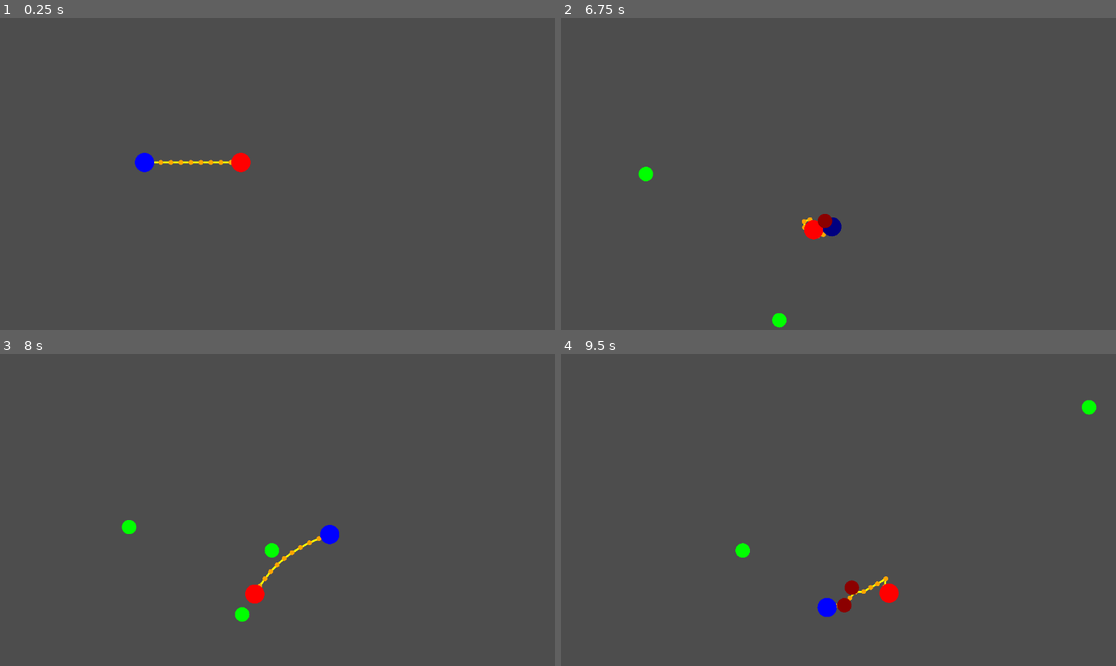
Above: before the commit, frames 1-4 (two rows, left to right).
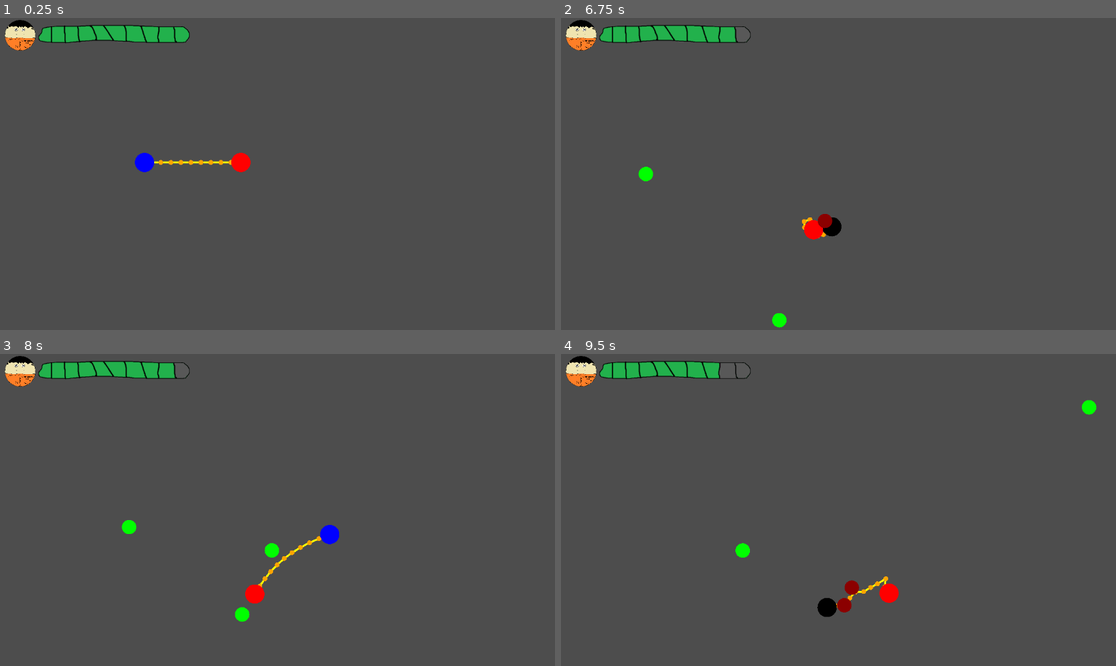
Above: after the commit, the same moments.

Repository: K2bit/PrisonGame
Game: Godot game, scene res://game.tscn
The game is run twice, just before and just after one commit, with the same random seed, the same clock (stepped at 60 frames per second) and the same inputs.
Inputs:
- Up to frame 1 (0.25 s): no input
- Up to frame 2 (6.75 s): tap Enter at 0.5 s; hold D 0.53-1.28 s; hold R 0.53-1.28 s; hold S 1.28-2.03 s; tap I at 1.35, 5.85 s; hold D 2.03-2.78 s; hold K 2.03-2.78 s; hold W 2.78-3.53 s; tap J at 2.85 s; hold L 3.53-4.28 s; hold A 3.53-5.03 s; tap P at 4.35 s; hold S 5.03-5.78 s; hold R 5.03-5.78 s; hold D 5.78-6.53 s; hold W from 6.53 s (still down); hold K from 6.53 s (still down)
- Up to frame 3 (8 s): release W at 7.28 s; release K at 7.28 s; hold D from 7.28 s (still down); tap J at 7.35 s
- Up to frame 4 (9.5 s): release D at 8.03 s; hold S 8.03-8.78 s; hold L 8.03-8.78 s; hold A from 8.78 s (still down); tap P at 8.85 s

The runs differ from the first frame. In frame 1, 1.8% of the frame differs, in the area x 0-35%, y 0-11%; in frame 2, 1.9%, in the area x 0-51%, y 0-71%; in frame 3, 1.7%; in frame 4, 1.8%.

Commit message:
Added: Health bar logic for player one

Diff:
--- a/entities/player/player.gd
+++ b/entities/player/player.gd
@@ -11,6 +11,10 @@
 var input_reel: String
 
 signal reel_pressed(player_id: int)
+
+signal health_changed(new_health)
+var health: int = 100
+var is_invulnerable: bool = false
 
 func _ready():
 	# Set up input keys based on player ID
@@ -76,12 +80,27 @@
 	check_zombie_collision()
 
 func check_zombie_collision():
+	if is_invulnerable:
+		return
+
 	var zombies = get_tree().get_nodes_in_group("zombies")
 	for zombie in zombies:
 		if global_position.distance_to(zombie.global_position) < 35:  # 20 + 15 radius
-			# Handle player damage here later
-			# For now, just visual feedback
-			$Polygon2D.modulate = Color(1, 0.5, 0.5)
-			await get_tree().create_timer(0.1).timeout
-			$Polygon2D.modulate = Color.WHITE
+			take_damage()
 			break
+
+func take_damage():
+	health -= 10
+	if health < 0:
+		health = 0
+
+	health_changed.emit(health)
+
+	$Polygon2D.modulate = Color.RED
+
+	is_invulnerable = true
+
+	await get_tree().create_timer(1.0).timeout
+
+	$Polygon2D.modulate = Color.WHITE
+	is_invulnerable = false
--- a/game.tscn
+++ b/game.tscn
@@ -1,10 +1,11 @@
-[gd_scene load_steps=7 format=3 uid="uid://cnpyxis7la3bq"]
+[gd_scene load_steps=8 format=3 uid="uid://cnpyxis7la3bq"]
 
 [ext_resource type="Script" uid="uid://dc62tt1tmkfki" path="res://chain_manager.gd" id="1_e2o6t"]
 [ext_resource type="PackedScene" uid="uid://wmfrlg818b1k" path="res://entities/player/player.tscn" id="2_feb5d"]
 [ext_resource type="Script" uid="uid://csvc81itaisdl" path="res://zombie_spawner.gd" id="3_feb5d"]
 [ext_resource type="PackedScene" uid="uid://bu4h61b55orgt" path="res://entities/zombies/zombie.tscn" id="4_fc0e3"]
-[ext_resource type="Texture2D" uid="uid://ctg2qrxf1exu8" path="res://assets/ui/health-bar/health-bar-100-player-one.png" id="5_7jktm"]
+[ext_resource type="Texture2D" uid="uid://ctg2qrxf1exu8" path="res://assets/ui/health-bar/health-bar-100-player.png" id="5_eow3j"]
+[ext_resource type="Script" uid="uid://d1rh8o3axwqnm" path="res://health_bar.gd" id="6_eow3j"]
 [ext_resource type="Texture2D" uid="uid://wl6741u3lsqv" path="res://assets/player/prisoner_idle.png" id="6_ryrav"]
 
 [node name="Game" type="Node2D"]
@@ -34,16 +35,21 @@
 
 [node name="CanvasLayer" type="CanvasLayer" parent="."]
 
-[node name="HBoxContainer" type="HBoxContainer" parent="CanvasLayer"]
-offset_right = 200.0
-offset_bottom = 40.0
+[node name="HealthBar" type="TextureRect" parent="CanvasLayer"]
+offset_left = 79.0
+offset_top = 11.0
+offset_right = 393.85104
+offset_bottom = 60.0
+texture = ExtResource("5_eow3j")
+expand_mode = 1
+script = ExtResource("6_eow3j")
 
-[node name="HealthBar" type="TextureRect" parent="CanvasLayer/HBoxContainer"]
-layout_mode = 2
-texture = ExtResource("5_7jktm")
+[node name="PlayerIcon" type="TextureRect" parent="CanvasLayer"]
+offset_left = 3.0
+offset_top = -8.0
+offset_right = 79.0
+offset_bottom = 68.0
+texture = ExtResource("6_ryrav")
 expand_mode = 1
 
-[node name="PlayerIcon" type="TextureRect" parent="CanvasLayer/HBoxContainer"]
-layout_mode = 2
-texture = ExtResource("6_ryrav")
-expand_mode = 1
+[connection signal="health_changed" from="Player1" to="CanvasLayer/HealthBar" method="_on_player_1_health_changed"]
--- /dev/null
+++ b/health_bar.gd
@@ -0,0 +1,7 @@
+extends TextureRect
+
+func _on_player_1_health_changed(new_health: int):
+		if new_health >= 100:
+			texture = load("res://assets/ui/health-bar/health-bar-100-player.png")
+		else:
+			texture = load("res://assets/ui/health-bar/health-bar-" + str(new_health) + "-player.png")
Renamed: assets/ui/health-bar/health-bar-100-player-one.png -> assets/ui/health-bar/health-bar-100-player.png
Not shown, changed: assets/ui/health-bar/health-bar-100-player.png.import
Not shown, added: health_bar.gd.uid
